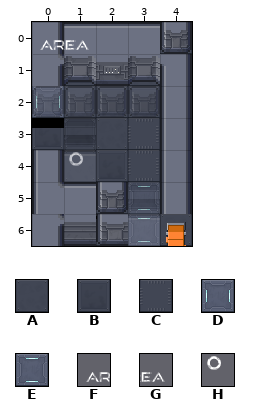
Level history. Tiled map: cocos/Code/assets/resources/map/map_T-2.tmx. The picture above was drawn from the file before the commit.
Cells are 32x32 px. Shown: x 0..4, y 0..6.
Key: from "proba_scifi": A 112, B 113, C 114, D 144, E 145, F 150, G 151, H 152 turned 270.
_ is an empty cell, # one hidden under a higher layer.
Layers that did not change in this view are not listed.
Layer "f" before, first column x 0:
0 ####A
1 #B#A#
2 #ABB#
3 BBAC#
4 #ABC#
5 ##C##
6 ##A#A
Layer "p" before, first column x 0:
0 FG___
1 _____
2 D____
3 _____
4 _H___
5 ___E_
6 ___E_
After the commit:
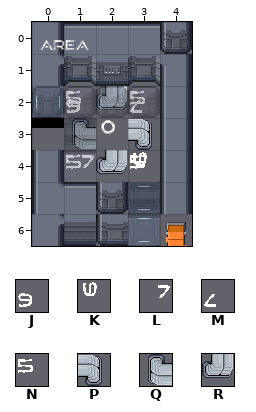
Further tiles: from "scifi_tileset_02": J 158 turned 180, K 158 turned 270, L 159, M 159 turned 180, N 167, P 178, Q 178 turned 180, R 178 turned 90.
Tiles of an added or newly shown layer are drawn over the layers below it.
Changes in this commit:
Layer "f":
The author cleared tile A in row 0 at x 4; in row 1 at x 3; in row 2 at x 1; in row 3 at x 2; in row 4 at x 1; in row 6 at x 4.
The author cleared tile B in row 1 at x 1; in row 2 at x 2 to 3; in row 3 at x 0 to 1; in row 4 at x 2.
The author cleared tile C in rows 3 to 4 at x 3; in row 5 at x 2.
Layer "Tile Layer 6" (added):
There is now tile J in row 2 at x 1.
There is now tile K in row 4 at x 3.
There is now tile L in row 4 at x 1.
There is now tile M in row 2 at x 3.
There is now tile P in row 3 at x 3.
There is now tile Q in row 3 at x 1.
There is now tile R in row 2 at x 2; in row 4 at x 2.
Layer "Tile Layer 5" (added):
There is now tile N in row 2 at x 1 and 3; in row 4 at x 1 and 3.
Layer "p":
There is now tile H in row 3 at x 2.
The author cleared tile H in row 4 at x 1.
